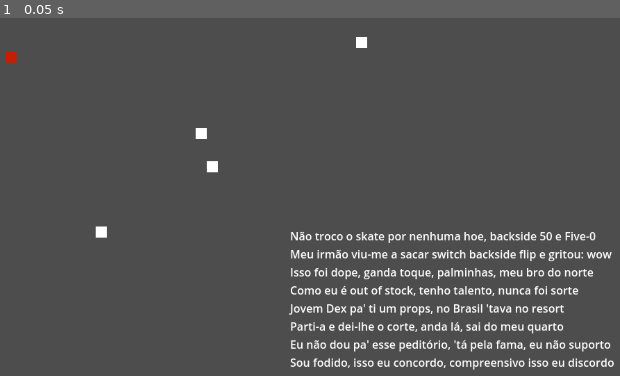
Above: before the commit, frame 1.
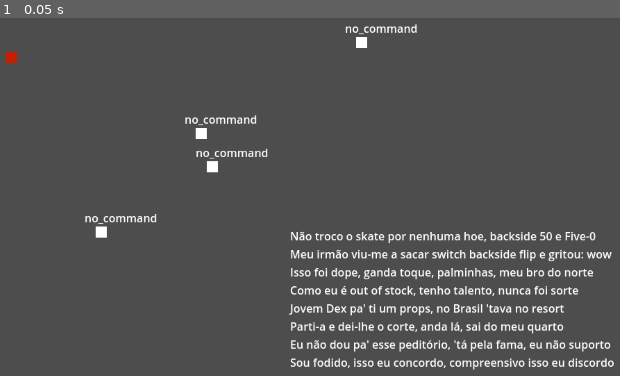
Above: after the commit, the same moment.

Repository: Denomycor/ddj
Game: Godot game, scene res://assets/scenes/game.tscn
The game is run twice, just before and just after one commit, with the same random seed, the same clock (stepped at 60 frames per second) and the same inputs.
Inputs:
- Up to frame 1 (0.05 s): no input

The runs differ from the first frame. In frame 1, 0.6% of the frame differs, in the area x 13-68%, y 1-58%.

Commit message:
Button now issue commands accordingly

Diff:
--- a/assets/scenes/game.tscn
+++ b/assets/scenes/game.tscn
@@ -1,8 +1,26 @@
-[gd_scene load_steps=4 format=3 uid="uid://cvi3u4ffos2fs"]
+[gd_scene load_steps=10 format=3 uid="uid://cvi3u4ffos2fs"]
 
 [ext_resource type="PackedScene" uid="uid://n8cohatmpk2b" path="res://assets/scenes/troops/troop.tscn" id="1_pb5o7"]
 [ext_resource type="PackedScene" uid="uid://csdohlnm1sk6r" path="res://assets/scenes/enemies/enemy_troop.tscn" id="2_lc1ea"]
 [ext_resource type="Script" path="res://assets/scripts/selection_rect.gd" id="3_i2e0i"]
+[ext_resource type="Script" path="res://assets/scripts/command_buttons/move_to_button.gd" id="4_l1r15"]
+[ext_resource type="Script" path="res://assets/scripts/command_buttons/command_button.gd" id="5_vhcip"]
+
+[sub_resource type="InputEventKey" id="InputEventKey_scow5"]
+device = -1
+keycode = 49
+unicode = 49
+
+[sub_resource type="Shortcut" id="Shortcut_35cec"]
+events = [SubResource("InputEventKey_scow5")]
+
+[sub_resource type="InputEventKey" id="InputEventKey_wesjk"]
+device = -1
+keycode = 50
+unicode = 50
+
+[sub_resource type="Shortcut" id="Shortcut_vt280"]
+events = [SubResource("InputEventKey_wesjk")]
 
 [node name="game" type="Node2D"]
 
@@ -46,12 +64,16 @@
 [node name="move_to" type="Button" parent="UI/HBoxContainer"]
 visible = false
 layout_mode = 2
+shortcut = SubResource("Shortcut_35cec")
 text = "Move to (1)"
+script = ExtResource("4_l1r15")
 
 [node name="no_command" type="Button" parent="UI/HBoxContainer"]
 visible = false
 layout_mode = 2
+shortcut = SubResource("Shortcut_vt280")
 text = "Idle (2)"
+script = ExtResource("5_vhcip")
 
 [node name="Label" type="Label" parent="."]
 anchors_preset = 8
--- a/assets/scenes/troops/troop.tscn
+++ b/assets/scenes/troops/troop.tscn
@@ -19,6 +19,13 @@
 collision_mask = 3
 motion_mode = 1
 script = ExtResource("1_2icef")
+
+[node name="Label" type="Label" parent="."]
+offset_left = -24.0
+offset_top = -32.0
+offset_right = 16.0
+offset_bottom = -9.0
+text = "teste"
 
 [node name="CollisionShape2D" type="CollisionShape2D" parent="."]
 shape = SubResource("RectangleShape2D_sedtw")
--- /dev/null
+++ b/assets/scripts/command_buttons/command_button.gd
@@ -0,0 +1,20 @@
+class_name CommandButton extends Button
+
+
+@onready var selection_rect: SelectionRect = get_node("../../../selection_rect")
+
+
+func _ready() -> void:
+	pressed.connect(func():
+		for_command_component(func(e): e.command_state_machine.external_transition(name))
+	)
+
+
+func toggle_enabled(state: bool) -> void:
+	disabled = !state
+	visible = state
+
+
+func for_command_component(function: Callable) -> void:
+	for e in selection_rect.selected_troops:
+		function.call(e.get_node("CommandComponent"))
--- /dev/null
+++ b/assets/scripts/command_buttons/move_to_button.gd
@@ -0,0 +1,30 @@
+class_name MoveToButton extends CommandButton
+
+
+var waiting_on_pos := false
+
+
+func _ready() -> void:
+	pressed.connect(func():
+		waiting_on_pos = true
+	)
+	for e in get_parent().get_children().filter(func(e): return e != self):
+		e.pressed.connect(func():
+			waiting_on_pos = false
+		)
+
+
+func _unhandled_input(event: InputEvent) -> void:
+	if(event is InputEventMouseButton):
+		var e := event as InputEventMouseButton
+		if(e.pressed && e.button_index == MOUSE_BUTTON_LEFT && waiting_on_pos):
+			forward_command()
+
+
+func forward_command() -> void:
+	for_command_component(func(e): e.command_state_machine.external_transition(name, get_global_mouse_position()))
+
+
+func toggle_enabled(state: bool) -> void:
+	super.toggle_enabled(state)
+	waiting_on_pos = false
--- a/assets/scripts/commands/move_to.gd
+++ b/assets/scripts/commands/move_to.gd
@@ -28,10 +28,10 @@
 
 
 func exit(_next_state: State) -> void:
+	troop.velocity = Vector2.ZERO
 	if(tween.is_valid()):
 		tween.kill()
 
 
 func leave_command() -> void:
-	troop.velocity = Vector2.ZERO
 	state_machine.transition(self, "no_command")
--- a/assets/scripts/components/command_component.gd
+++ b/assets/scripts/components/command_component.gd
@@ -17,6 +17,7 @@
 
 
 func _physics_process(delta: float) -> void:
+	get_node("../Label").text = command_state_machine.current_state.name
 	command_state_machine.physics_process(delta)
 
 
--- a/assets/scripts/selection_rect.gd
+++ b/assets/scripts/selection_rect.gd
@@ -14,8 +14,6 @@
 			start_rect()
 		if(!e.pressed && e.button_index == MOUSE_BUTTON_RIGHT):
 			end_rect()
-		if(e.pressed && e.button_index == MOUSE_BUTTON_LEFT):
-			forward_command()
 
 	if(event is InputEventMouseMotion && is_selecting):
 		update_rect()
@@ -75,8 +73,8 @@
 
 func update_command_ui(commands: Array[String]) -> void:
 	var labels := get_node("../UI/HBoxContainer").get_children()
-	for l in labels:
+	for l: CommandButton in labels:
 		if(commands.has(l.name)):
-			l.visible = true
+			l.toggle_enabled(true)
 		else:
-			l.visible = false
+			l.toggle_enabled(false)
